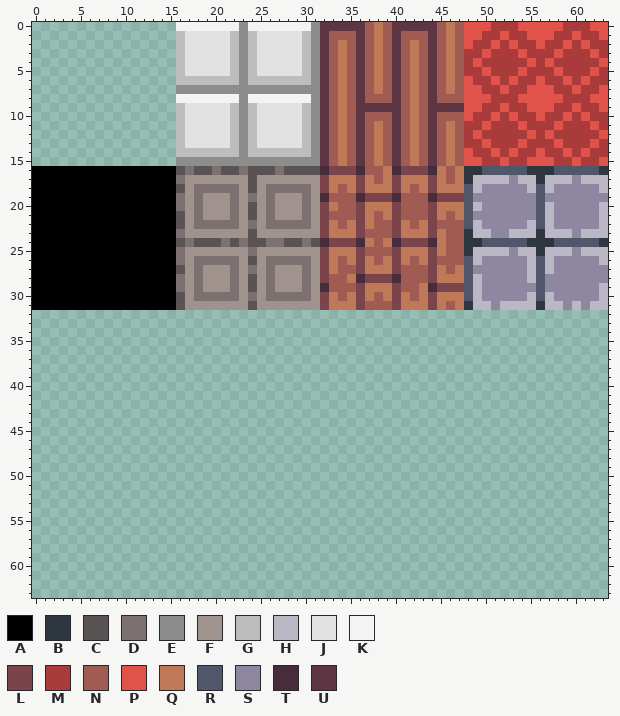
A pixel-art sprite gets an edit: sprites/spr_tiles_indoor/layers/6a3d0c6b-b094-4721-9ac8-6388bea5e29b/05ff8856-4c5e-49f2-8e66-2f9ab866e2e1.png. Above: the version before the commit.
The file is 64x64 pixels.
Palette (. is transparent): A #000000  B #2e3740  C #5a5353  D #7d7071  E #8d8d8d  F #a0938e  G #bdbdbd  H #bcb7c5  J #e2e2e2  K #f3f3f3  L #7a444a  M #a93b3b  N #a05b53  P #e1534a  Q #bf7958  R #50576b  S #8d87a2  T #472d3c  U #5e3643
And afterwards:
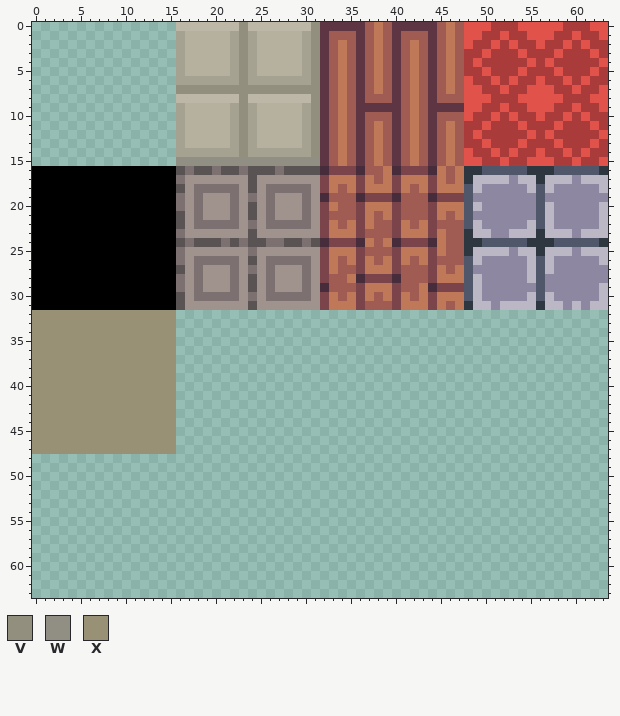
Colours new in this view: V #938f7e  W #918e84  X #999175
Edits made:
colour G: #bdbdbd -> #a6a291
colour J: #e2e2e2 -> #b6b19f
colour K: #f3f3f3 -> #bcb7a6
Changed rows in their new state; - is a pixel that keeps its letter.
first column x 16:
 0 -------V-------V
 1 -------V-------V
 2 -------V-------V
 3 -------V-------V
 4 -------V-------V
 5 -------V-------V
 6 -------V-------V
 7 VVVVVVVVVVVVVVVV
 8 -------V-------V
 9 -------V-------V
10 -------V-------V
11 -------V-------V
12 -------V-------V
13 -------V-------V
14 -------V-------V
15 WWWWWWWWWWWWWWWW
first column x 0:
32 XXXXXXXXXXXXXXXX
33 XXXXXXXXXXXXXXXX
34 XXXXXXXXXXXXXXXX
35 XXXXXXXXXXXXXXXX
36 XXXXXXXXXXXXXXXX
37 XXXXXXXXXXXXXXXX
38 XXXXXXXXXXXXXXXX
39 XXXXXXXXXXXXXXXX
40 XXXXXXXXXXXXXXXX
41 XXXXXXXXXXXXXXXX
42 XXXXXXXXXXXXXXXX
43 XXXXXXXXXXXXXXXX
44 XXXXXXXXXXXXXXXX
45 XXXXXXXXXXXXXXXX
46 XXXXXXXXXXXXXXXX
47 XXXXXXXXXXXXXXXX
Boxes around the changes in both pictures, in picture pixels (x1, y1, x2, y2):
changed: (176, 22, 320, 166)
added: (32, 310, 176, 454)
